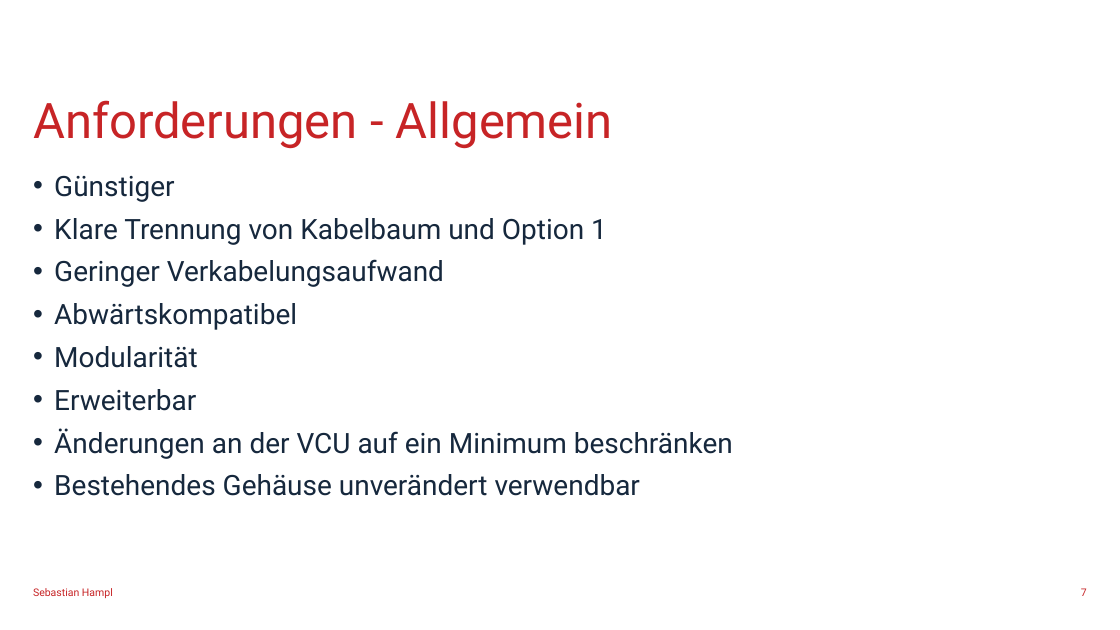
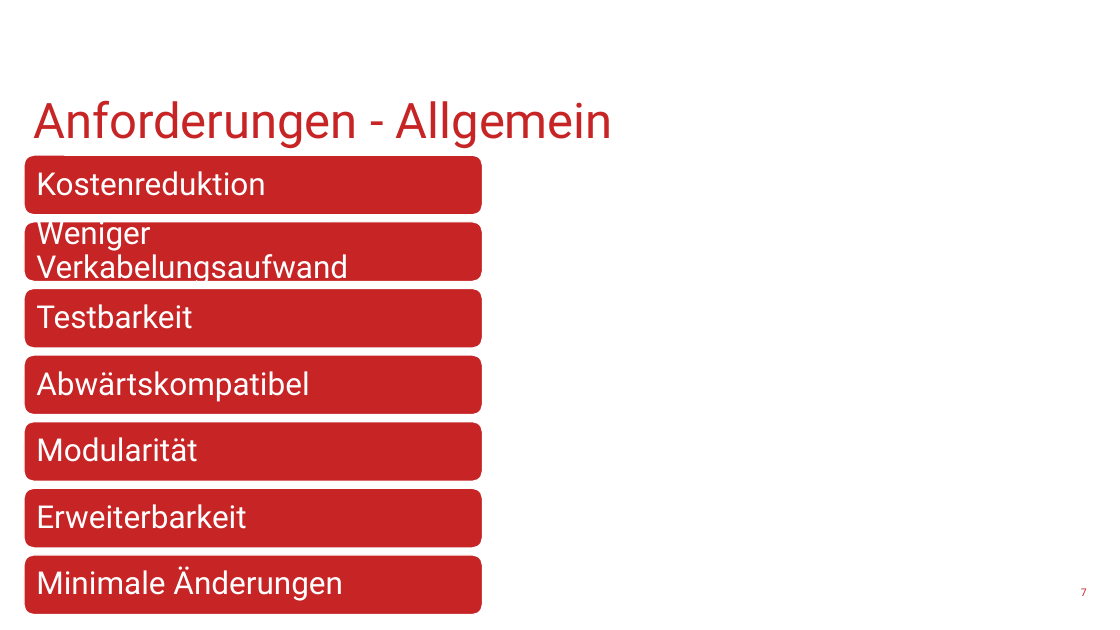
Before and after one commit to SebastianHampl18/Bachelorarbeit, a slide deck: slide 7 of Abschlussvortrag/Abschluss Sebastian Hampl.pptx. Drawn at 1120x630 pixels with LibreOffice and Linux fonts; fonts in the diff are those of the drawing; background and template pictures are left out. Boxes give left, top, right and bottom in pixels: in the first picture for what was removed or moved away, otherwise in the second. Text is boxed around its words. In the diff, an @@ line names an element or a change of style, - is before the commit and + after.

```diff
--- a/Abschlussvortrag/Abschluss Sebastian Hampl.pptx
+++ b/Abschlussvortrag/Abschluss Sebastian Hampl.pptx
@@ text removed at bbox=[54, 176, 733, 496] @@
-• Günstiger
-• Klare Trennung von Kabelbaum und Option 1
-• Geringer Verkabelungsaufwand
-• Abwärtskompatibel
-• Modularität
-• Erweiterbar
-• Änderungen an der VCU auf ein Minimum beschränken
-• Bestehendes Gehäuse unverändert verwendbar
@@ group added at bbox=[24, 155, 483, 615]: 7 rounded rectangles, 7 texts @@
+Kostenreduktion
+Weniger Verkabelungsaufwand
+Testbarkeit
+Abwärtskompatibel
+Modularität
+Erweiterbarkeit
+Minimale Änderungen
```
Also in this commit, not shown: 12 other slides changed, 22 slides added, 4 slides removed, 15 other files.
